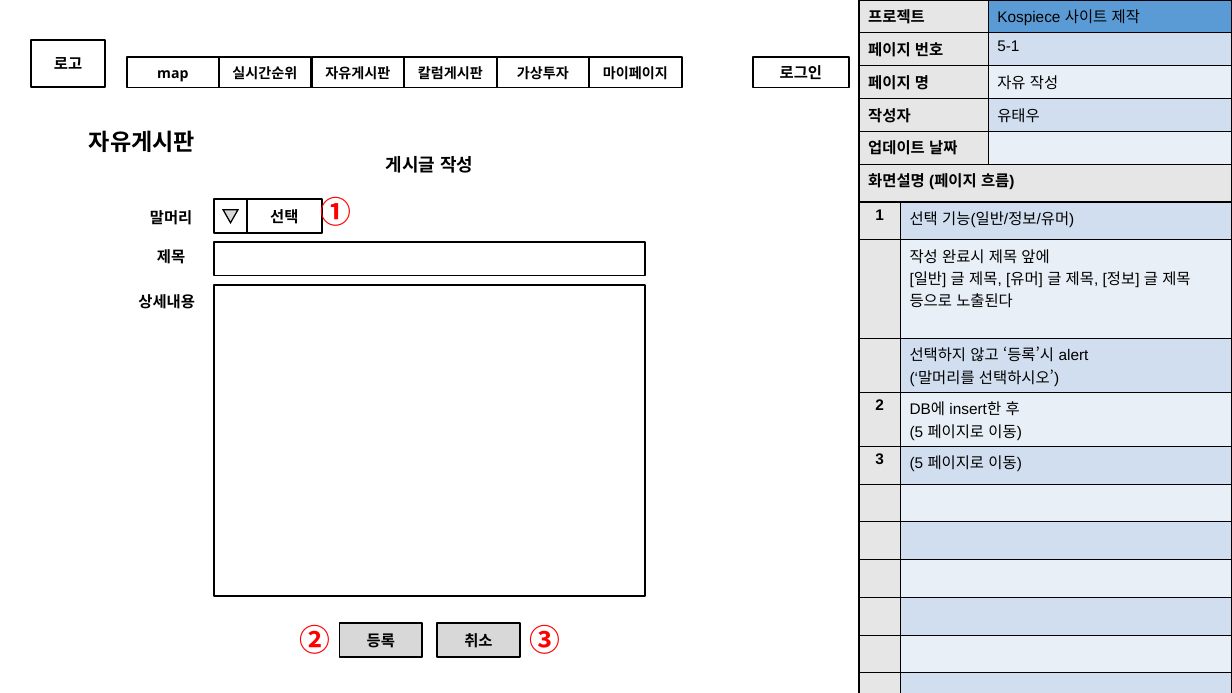
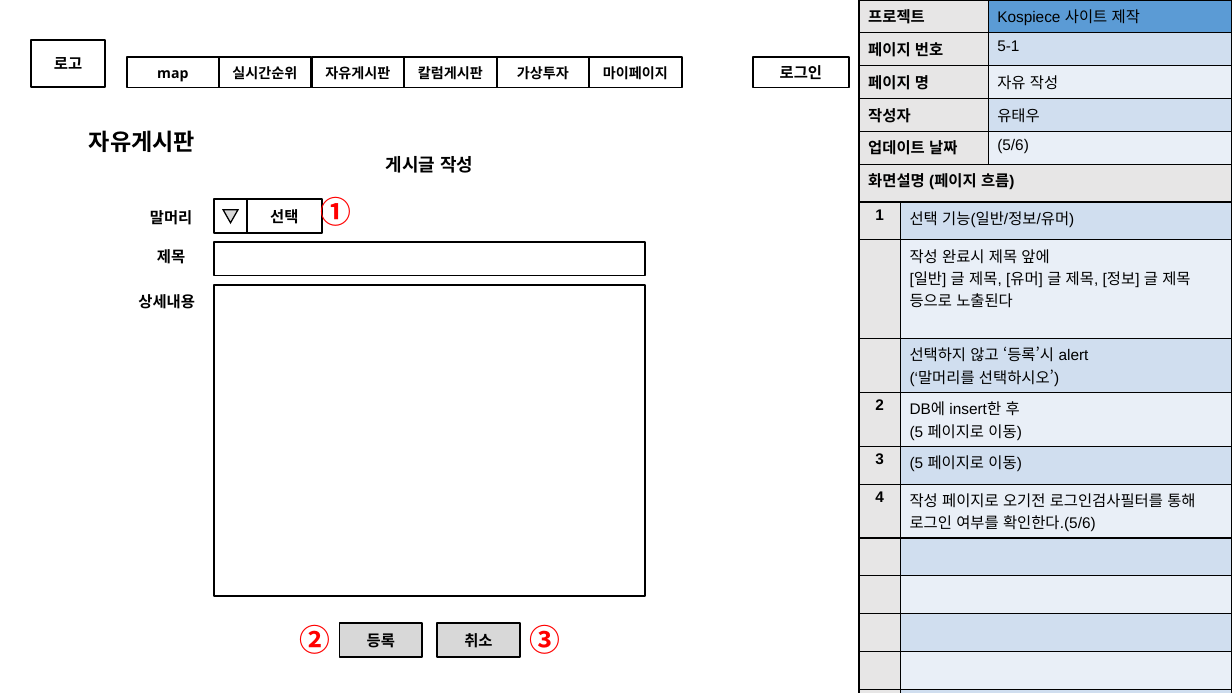
Before and after one commit to aa991102/kospiece, a slide deck: slide 30 of PersonalFolder/modeling/코스피스-스토리보드-통합.pptx (slide 29 before the commit). Drawn at 1232x693 pixels with LibreOffice and Linux fonts; fonts in the diff are those of the drawing. Boxes give left, top, right and bottom in pixels: in the first picture for what was removed or moved away, otherwise in the second. Text is boxed around its words. In the diff, an @@ line names an element or a change of style, - is before the commit and + after.

```diff
--- a/PersonalFolder/modeling/코스피스-스토리보드-통합.pptx
+++ b/PersonalFolder/modeling/코스피스-스토리보드-통합.pptx
@@ table at (860, 0, 1232, 165) @@
-row 5, column 2: 
+row 5, column 2: (5/6)
@@ table at (860, 165, 1232, 693) @@
+row 7: 4 | 작성 페이지로 오기전 로그인검사필터를 통해 로그인 여부를 확인한다.(5/6)
-row 13:  | 
```
Also in this commit, not shown: 3 other slides changed, 1 slide added, 2 other files.
